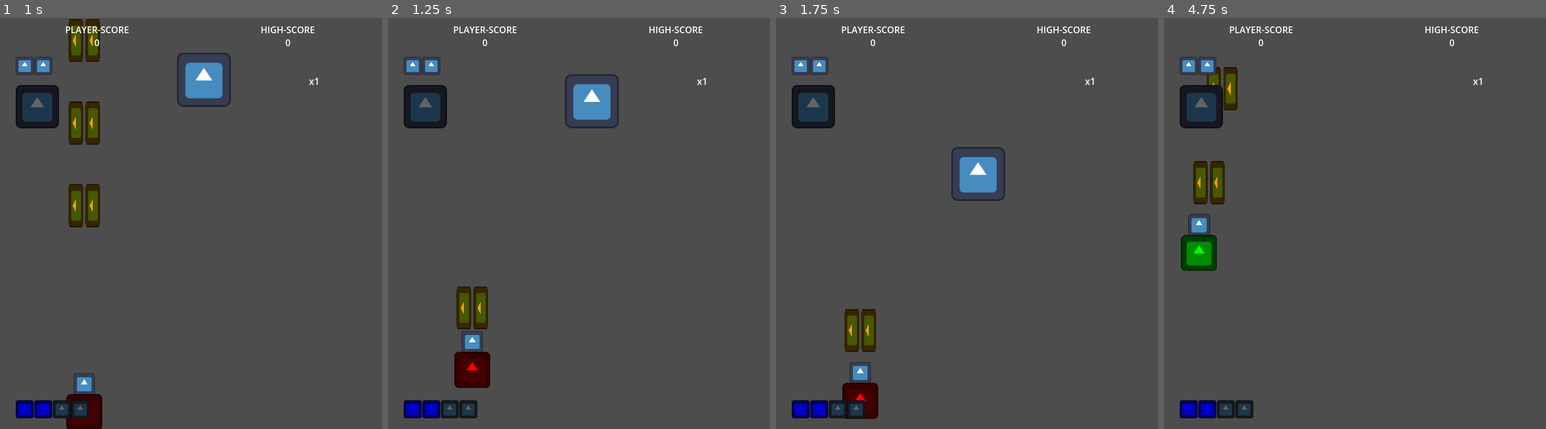
Above: before the commit, frames 1-4 (left to right).
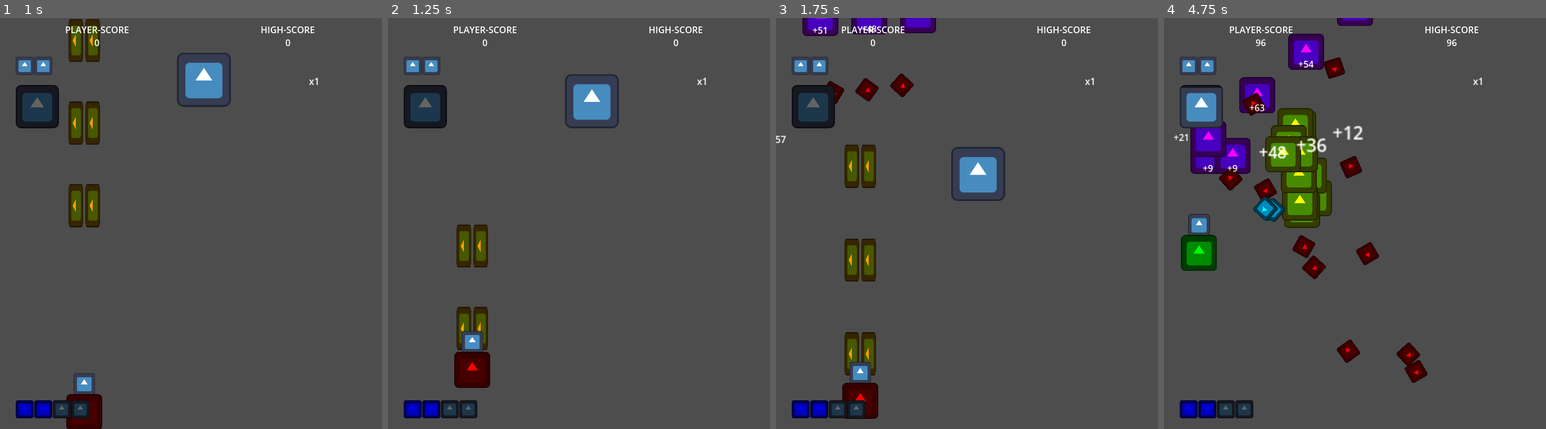
Above: after the commit, the same moments.

Repository: Zeroeth-0/Gatogun
Game: Godot game, scene res://scenes/UI/title_screen.tscn
The game is run twice, just before and just after one commit, with the same random seed, the same clock (stepped at 60 frames per second) and the same inputs. The engine's default icon, where the game draws it, is replaced by a stand-in: a white triangle on a blue panel in a dark square.
Inputs:
- Up to frame 1 (1 s): tap Enter (Start) at 0.5 s; hold Right (RIGHT) from 0.53 s (still down); hold Z (A) from 0.53 s (still down); tap C (C) at 0.8 s
- Up to frame 2 (1.25 s): keep holding Right (RIGHT); keep holding Z (A)
- Up to frame 3 (1.75 s): release Right (RIGHT) at 1.28 s; release Z (A) at 1.28 s; hold Down (DOWN) from 1.28 s (still down); tap C (C) at 1.35 s; tap Z (A) at 1.55 s
- Up to frame 4 (4.75 s): release Down (DOWN) at 2.03 s; hold Right (RIGHT) 2.03-2.78 s; hold Z (A) 2.03-2.78 s; tap C (C) at 2.3 s; hold Up (UP) 2.78-3.53 s; tap X (B) at 2.85 s; tap Z (A) at 3.05, 4.55 s; hold C (C) 3.53-4.28 s; hold Left (LEFT) from 3.53 s (still down); tap Enter (Start) at 4.35 s

Frame 1 is identical in both runs. In frame 2, 1.5% of the frame differs, in the area x 17-27%, y 50-81%; in frame 3, 4.1%; in frame 4, 12%, in the area x 2-77%, y 0-89%.

Commit message:
New Enemies (around 10 total?)

Diff:
--- /dev/null
+++ b/scenes/enemies/mid/air/blammo.tscn
@@ -0,0 +1,15 @@
+[gd_scene load_steps=3 format=3 uid="uid://60qb43njmjls"]
+
+[ext_resource type="PackedScene" uid="uid://cpaqrklh3fr4s" path="res://scenes/enemies/base/midEnemy.tscn" id="1_v0o27"]
+[ext_resource type="PackedScene" uid="uid://ckt8ptwvv6ss8" path="res://scenes/weapons/enemies/mid/bendyRange.tscn" id="2_g7c5a"]
+
+[node name="Enemy" instance=ExtResource("1_v0o27")]
+childhood = 5
+childDuration = 2.5
+adulthood = 4
+adultDuration = 7.0
+adultSpeed = 50
+oldAge = 9
+oldSpeed = 200
+
+[node name="Emitter" parent="." index="5" instance=ExtResource("2_g7c5a")]
--- /dev/null
+++ b/scenes/enemies/mid/air/kabbi.tscn
@@ -0,0 +1,11 @@
+[gd_scene load_steps=3 format=3 uid="uid://ux02h6c48bqc"]
+
+[ext_resource type="PackedScene" uid="uid://cpaqrklh3fr4s" path="res://scenes/enemies/base/midEnemy.tscn" id="1_ieumd"]
+[ext_resource type="PackedScene" uid="uid://barbggqnkrvm" path="res://scenes/weapons/enemies/mid/aimedCircle.tscn" id="2_j431q"]
+
+[node name="Enemy" instance=ExtResource("1_ieumd")]
+childDuration = 2.5
+adultDuration = 7.0
+adultSpeed = 50
+
+[node name="Emitter" parent="." index="5" instance=ExtResource("2_j431q")]
--- /dev/null
+++ b/scenes/enemies/mid/air/springo.tscn
@@ -0,0 +1,15 @@
+[gd_scene load_steps=3 format=3 uid="uid://dud5qahk5max2"]
+
+[ext_resource type="PackedScene" uid="uid://cpaqrklh3fr4s" path="res://scenes/enemies/base/midEnemy.tscn" id="1_xutdt"]
+[ext_resource type="PackedScene" uid="uid://c5ytsubll34kv" path="res://scenes/weapons/enemies/mid/curvedFiller.tscn" id="2_rl6pw"]
+
+[node name="Enemy" instance=ExtResource("1_xutdt")]
+childhood = 11
+childDuration = 2.5
+adulthood = 4
+adultDuration = 7.0
+adultSpeed = 50
+oldAge = 9
+oldSpeed = 200
+
+[node name="Emitter" parent="." index="5" instance=ExtResource("2_rl6pw")]
--- /dev/null
+++ b/scenes/enemies/mid/turret/hoppi.tscn
@@ -0,0 +1,15 @@
+[gd_scene load_steps=3 format=3 uid="uid://c4fvn2f5ho8el"]
+
+[ext_resource type="PackedScene" uid="uid://cpaqrklh3fr4s" path="res://scenes/enemies/base/midEnemy.tscn" id="1_shtqm"]
+[ext_resource type="PackedScene" uid="uid://clseswg7d8yap" path="res://scenes/weapons/enemies/mid/2openArms.tscn" id="2_1mfxc"]
+
+[node name="Enemy" instance=ExtResource("1_shtqm")]
+z_index = 2
+isGround = true
+childDuration = 2.5
+adultDuration = 7.0
+
+[node name="Sprite2D" parent="." index="0"]
+modulate = Color(0, 0, 1, 1)
+
+[node name="Emitter" parent="." index="5" instance=ExtResource("2_1mfxc")]
--- a/scenes/enemies/popcorn/air/sorro_p.tscn
+++ b/scenes/enemies/popcorn/air/sorro_p.tscn
@@ -5,7 +5,7 @@
 
 [node name="Enemy" instance=ExtResource("1_lfdny")]
 childhood = 8
-childSpeed = 150
+childSpeed = 200
 adulthood = 8
 adultDuration = 2.0
 adultSpeed = 200
--- /dev/null
+++ b/scenes/enemies/popcorn/air/torro.tscn
@@ -0,0 +1,15 @@
+[gd_scene load_steps=3 format=3 uid="uid://chxcaanjxbqw2"]
+
+[ext_resource type="PackedScene" uid="uid://45jy2ekapnll" path="res://scenes/enemies/base/enemy.tscn" id="1_q4r1a"]
+[ext_resource type="PackedScene" uid="uid://cprt4dcdj4p68" path="res://scenes/weapons/enemies/popcorn/repeatAimedSpeed.tscn" id="2_iksxd"]
+
+[node name="Enemy" instance=ExtResource("1_q4r1a")]
+childhood = 8
+childSpeed = 200
+adulthood = 8
+adultDuration = 2.0
+adultSpeed = 200
+oldAge = 8
+oldSpeed = 200
+
+[node name="Emitter" parent="." index="5" instance=ExtResource("2_iksxd")]
--- a/scenes/enemies/popcorn/tank/rikki_d.tscn
+++ b/scenes/enemies/popcorn/tank/rikki_d.tscn
@@ -5,7 +5,6 @@
 
 [node name="Enemy" instance=ExtResource("1_y2hbl")]
 z_index = 2
-scrollFollow = true
 isGround = true
 childhood = 11
 adulthood = 11
--- a/scenes/enemies/popcorn/tank/rikki_s.tscn
+++ b/scenes/enemies/popcorn/tank/rikki_s.tscn
@@ -5,7 +5,6 @@
 
 [node name="Enemy" instance=ExtResource("1_221gf")]
 z_index = 2
-scrollFollow = true
 isGround = true
 
 [node name="Sprite2D" parent="." index="0"]
--- a/scenes/enemies/popcorn/tank/sukki_d.tscn
+++ b/scenes/enemies/popcorn/tank/sukki_d.tscn
@@ -6,7 +6,6 @@
 [node name="Enemy" instance=ExtResource("1_ap77r")]
 z_index = 2
 scale = Vector2(1.2, 1.2)
-scrollFollow = true
 isGround = true
 childhood = 11
 adulthood = 11
--- a/scenes/enemies/popcorn/tank/sukki_s.tscn
+++ b/scenes/enemies/popcorn/tank/sukki_s.tscn
@@ -6,7 +6,6 @@
 [node name="Enemy" instance=ExtResource("1_c8krj")]
 z_index = 2
 scale = Vector2(1.2, 1.2)
-scrollFollow = true
 isGround = true
 
 [node name="Sprite2D" parent="." index="0"]
--- /dev/null
+++ b/scenes/enemies/popcorn/turret/pikko.tscn
@@ -0,0 +1,17 @@
+[gd_scene load_steps=3 format=3 uid="uid://gpd1ntke4nv1"]
+
+[ext_resource type="PackedScene" uid="uid://45jy2ekapnll" path="res://scenes/enemies/base/enemy.tscn" id="1_evi7u"]
+[ext_resource type="PackedScene" uid="uid://dtaq8qa3hmj72" path="res://scenes/weapons/enemies/popcorn/doubleParallel.tscn" id="2_qa81a"]
+
+[node name="Enemy" instance=ExtResource("1_evi7u")]
+z_index = 2
+scrollFollow = true
+isGround = true
+childSpeed = 0
+adultSpeed = 0
+oldSpeed = 0
+
+[node name="Sprite2D" parent="." index="0"]
+modulate = Color(0, 0, 1, 1)
+
+[node name="Emitter" parent="." index="5" instance=ExtResource("2_qa81a")]
--- /dev/null
+++ b/scenes/enemies/popcorn/turret/yukko.tscn
@@ -0,0 +1,17 @@
+[gd_scene load_steps=3 format=3 uid="uid://bvtnw342e8xsy"]
+
+[ext_resource type="PackedScene" uid="uid://45jy2ekapnll" path="res://scenes/enemies/base/enemy.tscn" id="1_bh1mg"]
+[ext_resource type="PackedScene" uid="uid://c0kqo0k8p1gfi" path="res://scenes/weapons/enemies/popcorn/repeatAimed.tscn" id="2_7isha"]
+
+[node name="Enemy" instance=ExtResource("1_bh1mg")]
+z_index = 2
+scrollFollow = true
+isGround = true
+childSpeed = 0
+adultSpeed = 0
+oldSpeed = 0
+
+[node name="Sprite2D" parent="." index="0"]
+modulate = Color(0, 0, 1, 1)
+
+[node name="Emitter" parent="." index="5" instance=ExtResource("2_7isha")]
--- a/scenes/levels/world.tscn
+++ b/scenes/levels/world.tscn
@@ -1,17 +1,32 @@
-[gd_scene load_steps=9 format=3 uid="uid://bi7uyv2plo07x"]
+[gd_scene load_steps=23 format=3 uid="uid://bi7uyv2plo07x"]
 
 [ext_resource type="Script" uid="uid://hrxsyfgjv1kg" path="res://source/levels/level_parser.gd" id="1_btnht"]
 [ext_resource type="PackedScene" uid="uid://bw2g2t07ejkdq" path="res://scenes/levels/dead_bounds.tscn" id="3_0hlg8"]
 [ext_resource type="PackedScene" uid="uid://sc2mi3jdynyo" path="res://scenes/enemies/mid/air/bommi.tscn" id="3_xidr1"]
 [ext_resource type="PackedScene" uid="uid://cgts6rg8xrau" path="res://scenes/levels/playzone.tscn" id="4_hkylk"]
+[ext_resource type="PackedScene" uid="uid://ux02h6c48bqc" path="res://scenes/enemies/mid/air/kabbi.tscn" id="4_jtmcs"]
 [ext_resource type="PackedScene" uid="uid://4y26tmtqbxdx" path="res://scenes/levels/ground.tscn" id="5_sf1u2"]
+[ext_resource type="PackedScene" uid="uid://dud5qahk5max2" path="res://scenes/enemies/mid/air/springo.tscn" id="6_3lsws"]
 [ext_resource type="PackedScene" uid="uid://duam5mtyrxv5l" path="res://scenes/UI/hud.tscn" id="7_dp8al"]
+[ext_resource type="PackedScene" uid="uid://c4fvn2f5ho8el" path="res://scenes/enemies/mid/turret/hoppi.tscn" id="7_yywnm"]
+[ext_resource type="PackedScene" uid="uid://gpd1ntke4nv1" path="res://scenes/enemies/popcorn/turret/pikko.tscn" id="9_csbb7"]
+[ext_resource type="PackedScene" uid="uid://60qb43njmjls" path="res://scenes/enemies/mid/air/blammo.tscn" id="9_f1v6p"]
+[ext_resource type="PackedScene" uid="uid://d3wmttwclkdt1" path="res://scenes/enemies/popcorn/air/sorro_l.tscn" id="9_rny25"]
+[ext_resource type="PackedScene" uid="uid://bxqx2fgpmsmhm" path="res://scenes/enemies/mid/air/poppo.tscn" id="10_csbb7"]
+[ext_resource type="PackedScene" uid="uid://caswiih003iid" path="res://scenes/enemies/popcorn/air/sorro_p.tscn" id="10_gc5je"]
+[ext_resource type="PackedScene" uid="uid://bvtnw342e8xsy" path="res://scenes/enemies/popcorn/turret/yukko.tscn" id="10_mmplq"]
+[ext_resource type="PackedScene" uid="uid://chxcaanjxbqw2" path="res://scenes/enemies/popcorn/air/torro.tscn" id="11_yxm4g"]
 [ext_resource type="PackedScene" uid="uid://bbrlpm3jwipc3" path="res://scenes/enemies/popcorn/air/sorro.tscn" id="12_de0io"]
+[ext_resource type="PackedScene" uid="uid://jhl4f6yw03ra" path="res://scenes/enemies/popcorn/tank/rikki_d.tscn" id="12_ues0t"]
+[ext_resource type="PackedScene" uid="uid://bpq47v1bplbew" path="res://scenes/enemies/popcorn/tank/rikki_s.tscn" id="13_0e0f6"]
 [ext_resource type="PackedScene" uid="uid://dog0k55xaa2s" path="res://scenes/items/max_power_up.tscn" id="14_8c33x"]
+[ext_resource type="PackedScene" uid="uid://bl51xrgbhdkps" path="res://scenes/enemies/popcorn/tank/sukki_d.tscn" id="14_68ntl"]
+[ext_resource type="PackedScene" uid="uid://clxkeo672dm54" path="res://scenes/enemies/popcorn/tank/sukki_s.tscn" id="15_jjsu1"]
 
 [node name="World" type="Node2D" groups=["Level"]]
 script = ExtResource("1_btnht")
-enemyScenes = Array[PackedScene]([ExtResource("12_de0io"), ExtResource("3_xidr1")])
+waveFile = "res://source/levels/test.txt"
+enemyScenes = Array[PackedScene]([ExtResource("9_f1v6p"), ExtResource("3_xidr1"), ExtResource("4_jtmcs"), ExtResource("10_csbb7"), ExtResource("6_3lsws"), ExtResource("7_yywnm"), ExtResource("12_de0io"), ExtResource("9_rny25"), ExtResource("10_gc5je"), ExtResource("11_yxm4g"), ExtResource("12_ues0t"), ExtResource("13_0e0f6"), ExtResource("14_68ntl"), ExtResource("15_jjsu1"), ExtResource("9_csbb7"), ExtResource("10_mmplq")])
 
 [node name="North Lane" type="Node2D" parent="."]
 position = Vector2(340, -100)
--- a/scenes/weapons/enemies/mid/3to4peatRange.tscn
+++ b/scenes/weapons/enemies/mid/3to4peatRange.tscn
@@ -7,4 +7,4 @@
 arms = 3
 alterArms = 4
 burstCount = 2
-spreadAngle = 15.0
+spreadAngle = 30.0
--- /dev/null
+++ b/scenes/weapons/enemies/mid/aimedCircle.tscn
@@ -0,0 +1,14 @@
+[gd_scene load_steps=3 format=3 uid="uid://barbggqnkrvm"]
+
+[ext_resource type="Script" uid="uid://brhb4mwkf3rn1" path="res://source/weapons/emitter.gd" id="1_rjxhd"]
+[ext_resource type="PackedScene" uid="uid://dha3ds2h57s2b" path="res://scenes/bullets/bullet.tscn" id="2_7dcag"]
+
+[node name="Emitter" type="Marker2D"]
+script = ExtResource("1_rjxhd")
+bulletScene = ExtResource("2_7dcag")
+type = 1
+dirDuration = 0.1
+arms = 9
+distanceCenter = 50
+spreadAngle = 360.0
+speedVar = 1
--- /dev/null
+++ b/scenes/weapons/enemies/mid/bendyRange.tscn
@@ -0,0 +1,31 @@
+[gd_scene load_steps=4 format=3 uid="uid://ckt8ptwvv6ss8"]
+
+[ext_resource type="Script" uid="uid://brhb4mwkf3rn1" path="res://source/weapons/emitter.gd" id="1_dcow7"]
+[ext_resource type="PackedScene" uid="uid://dha3ds2h57s2b" path="res://scenes/bullets/bullet.tscn" id="2_p5eya"]
+[ext_resource type="PackedScene" uid="uid://cwod13co6stfe" path="res://scenes/weapons/enemies/base/emitter.tscn" id="3_p5eya"]
+
+[node name="Emitter" type="Marker2D"]
+script = ExtResource("1_dcow7")
+bulletScene = ExtResource("2_p5eya")
+burstRotation = true
+rotationAngle = 45
+rotationSpeed = 90
+pingPong = true
+arms = 3
+armSpacingFactor = 1.0
+burstCount = 3
+bulletInterval = 0.05
+warmUp = 1.4
+spreadAngle = 75.0
+
+[node name="Emitter" parent="." instance=ExtResource("3_p5eya")]
+burstRotation = true
+rotationAngle = -45
+rotationSpeed = 90
+pingPong = true
+delay = 0.2
+arms = 3
+burstCount = 3
+bulletInterval = 0.05
+warmUp = 1.4
+spreadAngle = 75.0
--- /dev/null
+++ b/scenes/weapons/enemies/mid/curvedFiller.tscn
@@ -0,0 +1,16 @@
+[gd_scene load_steps=3 format=3 uid="uid://c5ytsubll34kv"]
+
+[ext_resource type="Script" uid="uid://brhb4mwkf3rn1" path="res://source/weapons/emitter.gd" id="1_fkogm"]
+[ext_resource type="PackedScene" uid="uid://dha3ds2h57s2b" path="res://scenes/bullets/bullet.tscn" id="2_cc1nd"]
+
+[node name="Emitter" type="Marker2D"]
+script = ExtResource("1_fkogm")
+bulletScene = ExtResource("2_cc1nd")
+type = 1
+dirDuration = 0.1
+arms = 9
+distanceCenter = 50
+spreadAngle = 360.0
+useSymmetry = true
+speedVar = 1
+speedVariation = 0.9
--- /dev/null
+++ b/scenes/weapons/enemies/popcorn/repeatAimed.tscn
@@ -0,0 +1,11 @@
+[gd_scene load_steps=2 format=3 uid="uid://c0kqo0k8p1gfi"]
+
+[ext_resource type="PackedScene" uid="uid://cwod13co6stfe" path="res://scenes/weapons/enemies/base/emitter.tscn" id="1_mf3y0"]
+
+[node name="Emitter" instance=ExtResource("1_mf3y0")]
+position = Vector2(1, 0)
+baseSpeed = 350.0
+aimAtPlayer = true
+burstCount = 2
+warmUp = 1.5
+speedVariation = 0.9
--- /dev/null
+++ b/scenes/weapons/enemies/popcorn/repeatAimedSpeed.tscn
@@ -0,0 +1,11 @@
+[gd_scene load_steps=2 format=3 uid="uid://cprt4dcdj4p68"]
+
+[ext_resource type="PackedScene" uid="uid://cwod13co6stfe" path="res://scenes/weapons/enemies/base/emitter.tscn" id="1_mxdek"]
+
+[node name="Emitter" instance=ExtResource("1_mxdek")]
+position = Vector2(1, 0)
+baseSpeed = 350.0
+aimAtPlayer = true
+burstCount = 2
+warmUp = 1.5
+speedVariation = 1.1
--- a/source/weapons/emitter.gd
+++ b/source/weapons/emitter.gd
@@ -51,7 +51,7 @@
 
 # === BURST CONFIG ===
 @export_group("BURST")
-@export_range(0, 5, 0.5) var delay: float = 0.0                                 # Retraso de disparo
+@export_range(0, 5, 0.1) var delay: float = 0.0                                 # Retraso de disparo
 @export_range(1, 16, 1) var arms: int = 1                                       # Brazos por ráfaga
 @export_range(0, 16, 1) var alterArms: int = 0                                  # Alternativa de brazos (0 = desactivado)
 @export var growWithRound: bool = false                                         # Incrementar brazos en cada ronda
@@ -98,6 +98,7 @@
 	direction = directionMap.get(directionEnum, Vector2.DOWN)
 	_apply_rank_modifiers()
 	shoot()
+	_reset_rotation_direction()
 
 func _process(delta: float) -> void:
 	if "canShoot" in get_parent(): canShoot = get_parent().canShoot
@@ -105,6 +106,10 @@
 	if not stopRotation: rotation_degrees += rotationSpeed * delta * rotationDirection
 
 	_handle_rotation_bounds()
+
+func _reset_rotation_direction() -> void:
+	if rotationAngle == 0: rotationDirection = 0
+	else: rotationDirection = 1 if rotationAngle >= 0 else -1
 
 func _apply_rank_modifiers() -> void:
 	if rank == 4: rank = 4.5
@@ -164,7 +169,9 @@
 		# Resetea cantidad de brazos
 		usableArms = arms
 
-		if not burstRotation: stopRotation = false
+		if not burstRotation:
+			stopRotation = false
+			_reset_rotation_direction()
 
 		# Tiempo total que tardó la ráfaga
 		timeSinceLastBurst = (Time.get_ticks_msec() / 1000.0) - burstStartTime
--- a/utils/ScoreManager.gd
+++ b/utils/ScoreManager.gd
@@ -33,7 +33,7 @@
 var hotSize: float = HOT_SIZE
 var comboLimit: float = COMBO_LIMIT
 var multDrainLimit: float = MULT_DRAIN_LIMIT
-var rank = ONE
+var rank = 1
 
 # === REFERENCIAS UI ===
 var HUD: Control = null
--- a/utils/ScrollManager.gd
+++ b/utils/ScrollManager.gd
@@ -1,6 +1,6 @@
 extends Node
 
-@export var scroll: int = 25                                                    # Velocidad scroll
+@export var scroll: int = 75                                                    # Velocidad scroll
 
 enum Direction { NORTH, WEST, SOUTH, EAST }
 @export var directionEnum: Direction = Direction.SOUTH                          # Dirección de scroll
Renamed: scenes/weapons/enemies/mid/2OpenArms.tscn -> scenes/weapons/enemies/mid/2openArms.tscn
Not shown, changed: source/levels/test.txt
